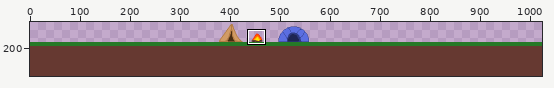
A pixel-art file gets an edit: Vojtech/Assets/Sprites/Forest.aseprite. Above: a wide view before the commit, with the close-up outlined.
Close-up. As it was:
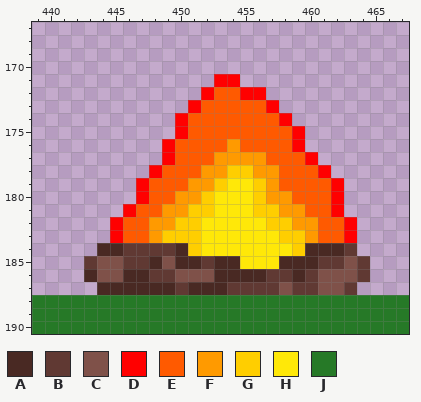
1024x256 pixels, 1 frame. Shown: x 439..467, y 167..190. The wide view leaves out empty margins. The commit also changed other parts of the picture, which this record leaves out.
Visible layers, top first: "Campfire", "Fire", "Tents", "Ground".
Palette (. is transparent): A #492923  B #603933  C #7f5149  D #ff0000  E #ff5a00  F #ff9a00  G #ffce00  H #ffe808  J #267927
Pixels before, first column x 439:
171 ..............DD.............
172 .............DEEDD...........
173 ............DEEEEED..........
174 ...........DEEEEEEED.........
175 ...........DEEEEEEEED........
176 ..........DEEEEFEEEED........
177 ..........DEEEFFFFEEED.......
178 .........DEEEFFGGFFEEED......
179 ........DEEEFFGHHGFEEEED.....
180 ........DEEFFGHHHGFFEEED.....
181 .......DEEFFGGHHHGGFFEED.....
182 ......DEEFFGGHHHHHGGFFEED....
183 ......DEEFGGGHHHHHHGGFEED....
184 .....AABBBBAGHHHHHHHGAAAB....
185 ....BCCBBACAABAAHHHAAABBCB...
186 ....ACCAABBCCCAAAABBABCCCB...
187 .....AAAAAABAAABBBBCBBCCB....
188 JJJJJJJJJJJJJJJJJJJJJJJJJJJJJ
189 JJJJJJJJJJJJJJJJJJJJJJJJJJJJJ
190 JJJJJJJJJJJJJJJJJJJJJJJJJJJJJ
After the commit:
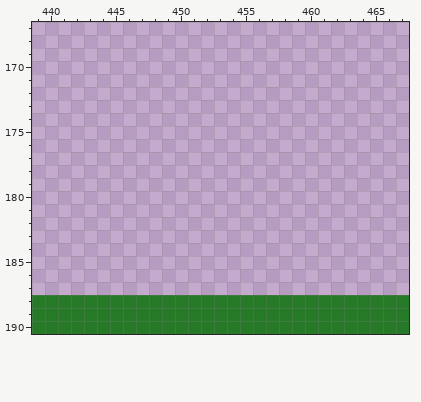
Difference:
layer "Fire" removed
layer "Campfire" removed
Changed rows in their new state; - is an unchanged pixel.
first column x 443:
171 ----------..----------
172 ---------.....--------
173 --------.......-------
174 -------.........------
175 -------..........-----
176 ------...........-----
177 ------............----
178 -----..............---
179 ----................--
180 ----................--
181 ---.................--
182 --...................-
183 --...................-
184 -....................-
185 ......................
186 ......................
187 -....................-
